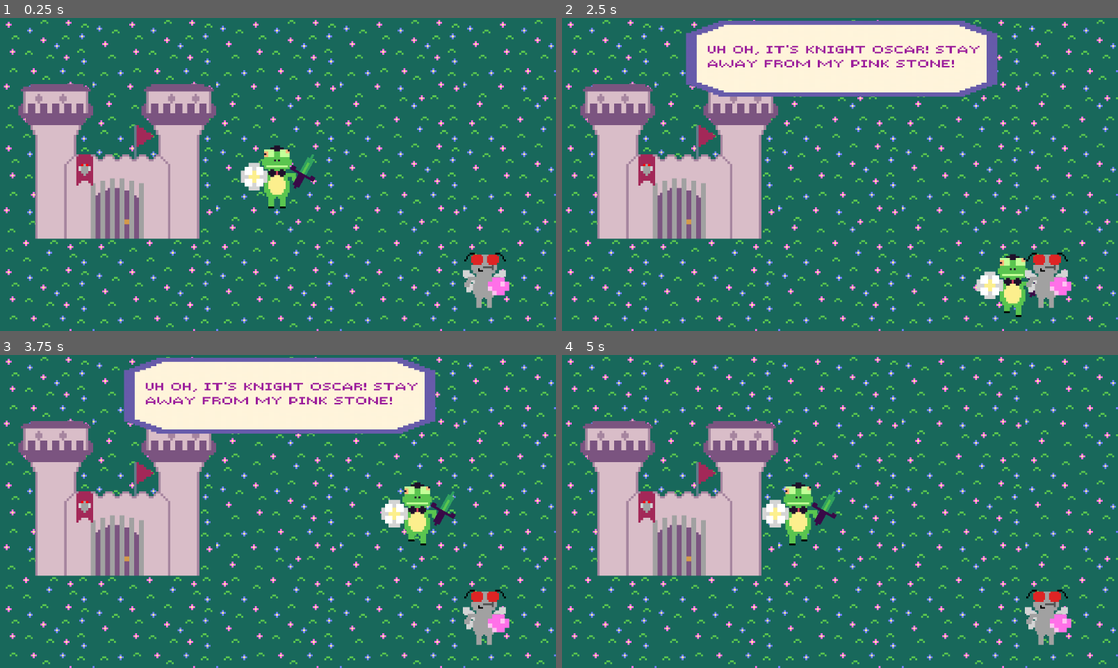
Above: before the commit, frames 1-4 (two rows, left to right).
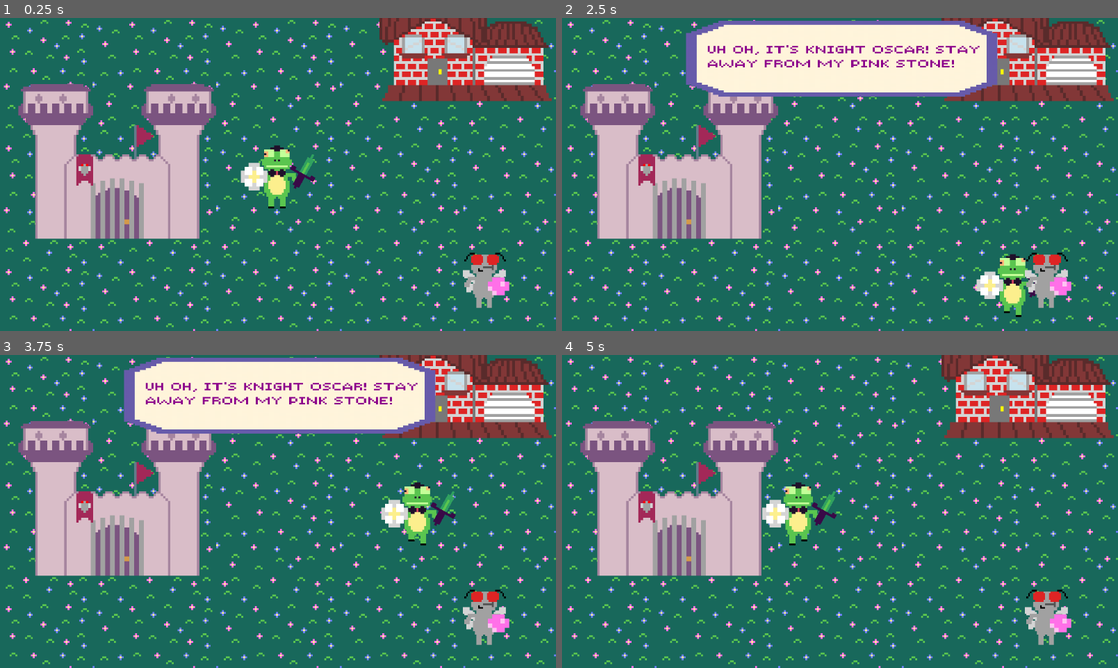
Above: after the commit, the same moments.

Repository: LivyP423/Unfrogettable
Game: Godot game, scene res://game.tscn
The game is run twice, just before and just after one commit, with the same random seed, the same clock (stepped at 60 frames per second) and the same inputs.
Inputs:
- Up to frame 1 (0.25 s): no input
- Up to frame 2 (2.5 s): tap Enter at 0.5 s; hold D (right) 0.53-1.28 s; hold S (down) 1.28-2.03 s; hold D (right) from 2.03 s (still down)
- Up to frame 3 (3.75 s): release D (right) at 2.78 s; hold W (up) 2.78-3.53 s; hold A (left) from 3.53 s (still down)
- Up to frame 4 (5 s): keep holding A (left)

The runs differ from the first frame. In frame 1, 7.3% of the frame differs, in the area x 68-100%, y 0-27%; in frame 2, 6.0%; in frame 3, 6.0%; in frame 4, 7.3%.

Commit message:
Began level 1
Added Oscar's house

Diff:
--- a/flyguypink.gd
+++ b/flyguypink.gd
@@ -1,11 +1,12 @@
 extends CharacterBody2D
+
 @onready var oscar = $"../Oscar"
 @onready var box = $"../GUI/TextureRect"
 @onready var label = $"../GUI/TextureRect/Label"
 
 # Called when the node enters the scene tree for the first time.
 func _ready() -> void:
-	pass # Replace with function body.
+	pass
 
 
 # Called every frame. 'delta' is the elapsed time since the previous frame.
@@ -13,14 +14,26 @@
 	pass
 
 
-func _on_area_2d_body_entered(body: Node2D) -> void: #PINKFlyGuy Area
+func _on_area_2d_body_entered(body: Node2D) -> void: # PINKFlyGuy Area
 	if body == oscar:
+		label.text = "Uh oh, it's Knight Oscar! Stay\naway from my pink stone!"
+		label.add_theme_color_override("font_color", Color.DARK_MAGENTA)
 		box.show()
 		label.show()
+		await get_tree().create_timer(3.0).timeout
+		label.add_theme_color_override("font_color", Color.BLACK)
+		label.text = "It's mine, it came from my
+		key!"
+		await get_tree().create_timer(3.0).timeout
+		label.text = "Let's battle for it!"
+		await get_tree().create_timer(3.0).timeout
+		label.hide()
+		box.hide()
+
 
 
 func _on_area_2d_body_exited(body: Node2D) -> void:
 	if body == oscar:
-		await get_tree().create_timer(.5).timeout
+		await get_tree().create_timer(0.5).timeout
 		box.hide()
 		label.hide()
--- a/game.tscn
+++ b/game.tscn
@@ -101,7 +101,7 @@
 offset_right = 143.67625
 offset_bottom = 73.864075
 scale = Vector2(0.3669061, 0.6990289)
-theme_override_colors/font_color = Color(0.6067709, 0.109029144, 0.6067709, 1)
+theme_override_colors/font_color = Color(0.60784316, 0.10980392, 0.60784316, 1)
 theme_override_fonts/font = ExtResource("8_mfdv2")
 theme_override_font_sizes/font_size = 8
 text = "Uh oh, it's Knight Oscar! Stay
--- /dev/null
+++ b/level_1.tscn
@@ -0,0 +1,3 @@
+[gd_scene format=3 uid="uid://dfvpfdb1lahr2"]
+
+[node name="Level1" type="Node2D" unique_id=379701018]
--- a/world.tscn
+++ b/world.tscn
@@ -3,6 +3,7 @@
 [ext_resource type="Script" uid="uid://bst5un318wh1n" path="res://gamemaster.gd" id="1_e2o6t"]
 [ext_resource type="Texture2D" uid="uid://bqqjfyuo7eifa" path="res://Sprites/grass.png" id="2_feb5d"]
 [ext_resource type="Texture2D" uid="uid://db37jiprcmdn7" path="res://Sprites/castle1.png" id="3_tlwt5"]
+[ext_resource type="Texture2D" uid="uid://bqyi1gp2nv4ri" path="res://Sprites/pixil-frame-0 (11).png" id="4_aqk2v"]
 
 [sub_resource type="TileSetAtlasSource" id="TileSetAtlasSource_fc0e3"]
 texture = ExtResource("2_feb5d")
@@ -29,6 +30,9 @@
 [sub_resource type="RectangleShape2D" id="RectangleShape2D_b1lj4"]
 size = Vector2(70.00001, 39.399998)
 
+[sub_resource type="RectangleShape2D" id="RectangleShape2D_xrivr"]
+size = Vector2(60.3001, 30.946724)
+
 [node name="world" type="Node2D" unique_id=1747902996]
 script = ExtResource("1_e2o6t")
 
@@ -53,3 +57,15 @@
 position = Vector2(0, 13.49999)
 scale = Vector2(0.99999976, 0.99999976)
 shape = SubResource("RectangleShape2D_b1lj4")
+
+[node name="House" type="Sprite2D" parent="." unique_id=1418882552]
+position = Vector2(380, -328)
+scale = Vector2(5.8540525, 5.493312)
+texture = ExtResource("4_aqk2v")
+
+[node name="Area2D" type="Area2D" parent="House" unique_id=480773490]
+
+[node name="CollisionShape2D" type="CollisionShape2D" parent="House/Area2D" unique_id=1782058225]
+position = Vector2(2.4769287, 16.747635)
+shape = SubResource("RectangleShape2D_xrivr")
+debug_color = Color(0.15355392, 0.70196074, 0, 0.41960785)
Binary file added: Sprites/pixil-frame-0 (11).png
Not shown, added: Sprites/pixil-frame-0 (11).png.import
